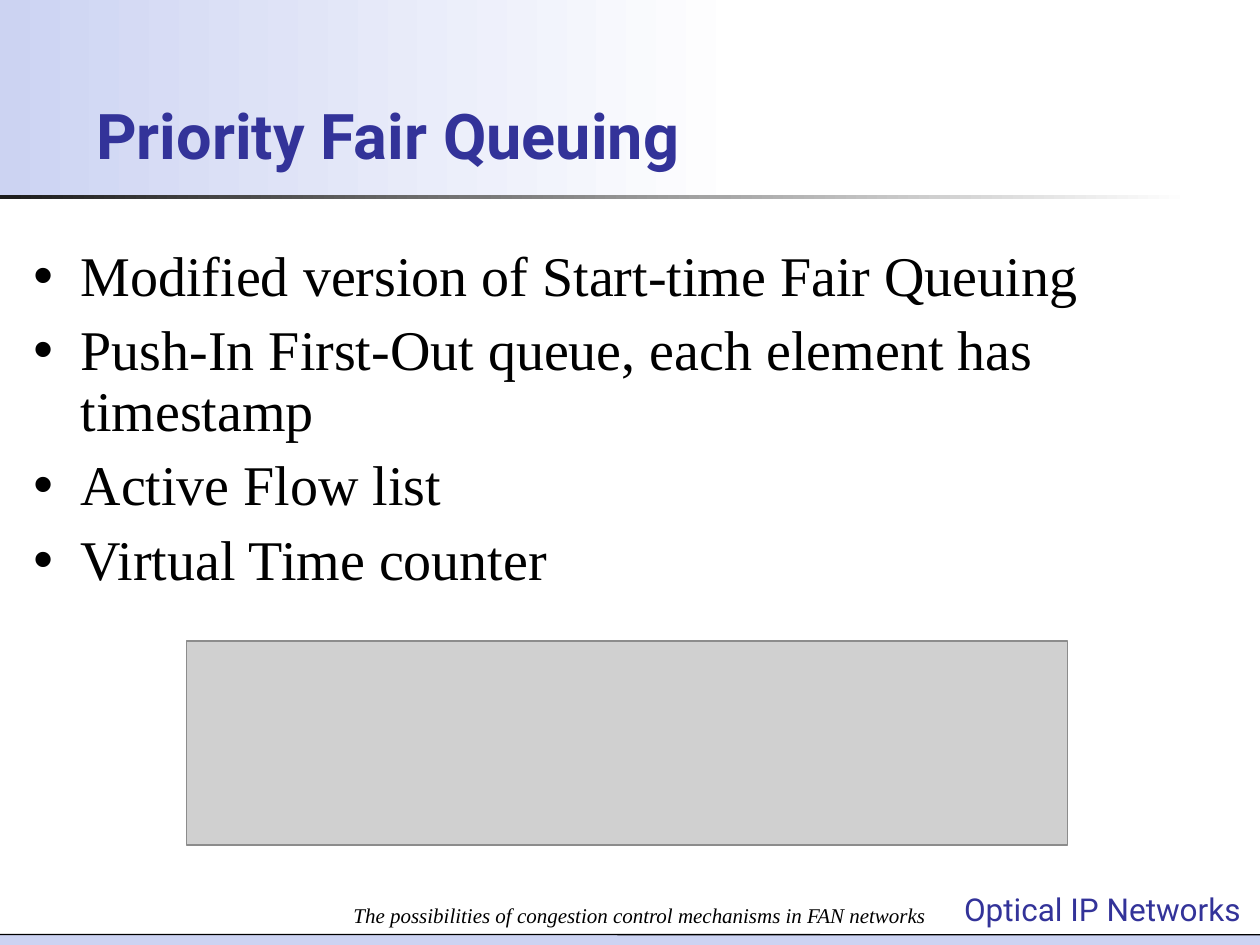
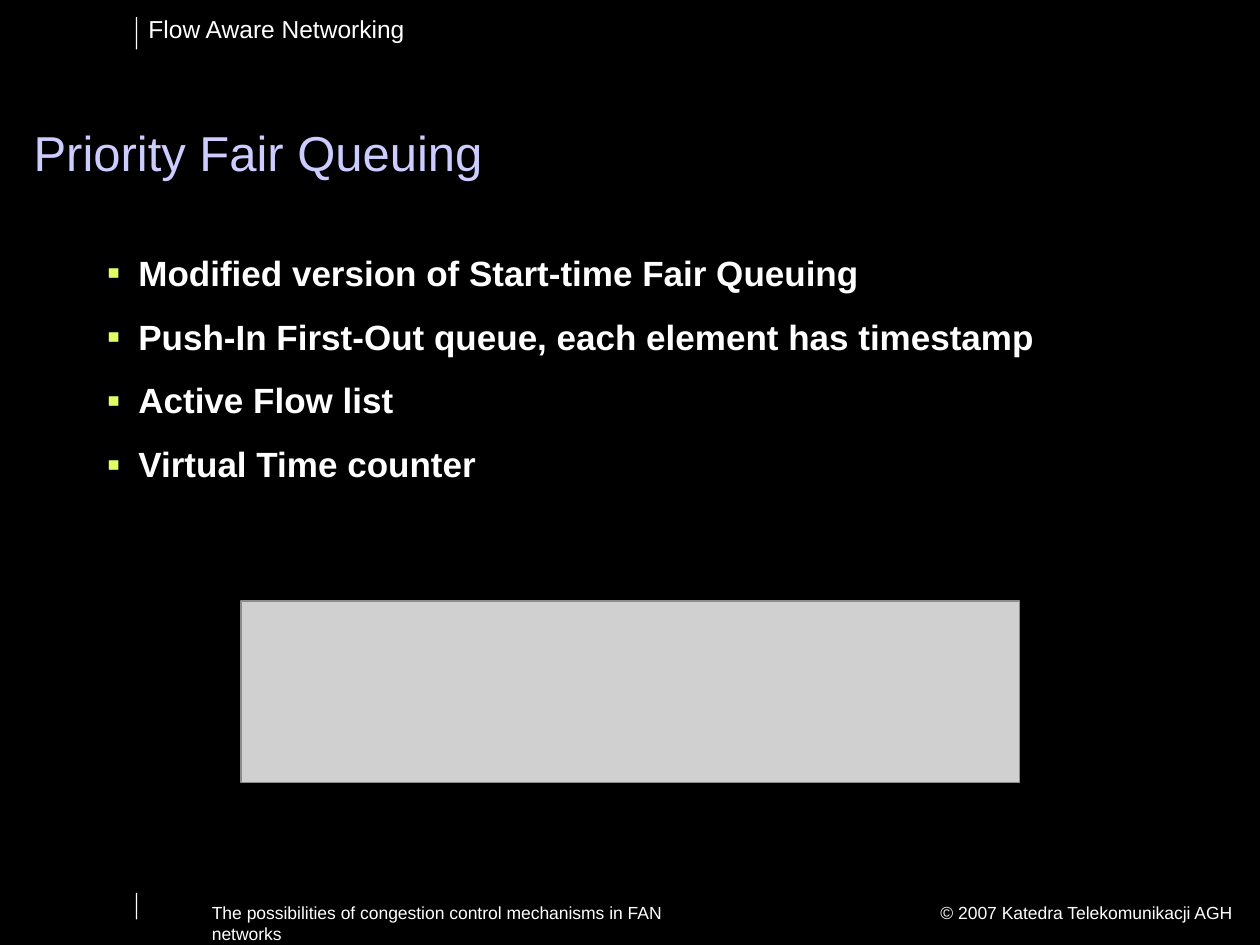
Before and after one commit to jpalider/fansimulator, a slide deck: slide 7 of seminarium/Optical IP Networks - FAN presentation_Dominik.ppt (slide 5 before the commit). Drawn at 1260x945 pixels with LibreOffice and Linux fonts; fonts in the diff are those of the drawing; grey boxes stand for pictures; background and template pictures are left out. Boxes give left, top, right and bottom in pixels: in the first picture for what was removed or moved away, otherwise in the second. Text is boxed around its words. In the diff, an @@ line names an element or a change of style, - is before the commit and + after.

```diff
--- a/seminarium/Optical IP Networks - FAN presentation_Dominik.ppt
+++ b/seminarium/Optical IP Networks - FAN presentation_Dominik.ppt
@@ background #FFFFFF to #000000 @@
@@ rectangle removed at (0, 0, 746, 199) @@
@@ line added from (136, 18) to (136, 49), #FFFFFF 0.74 pt @@
@@ text added at (148, 20, 405, 43), 14 pt, text #FFFFFF @@
+Flow Aware Networking
@@ title "Priority Fair Queuing": place and size @@
-title "Priority Fair Queuing" at (96, 112, 679, 173)
+title "Priority Fair Queuing" at (34, 135, 482, 181)
@@ title "Priority Fair Queuing" at (34, 135, 482, 181): size 36 to 28 pt, font Roboto to Arial, text colour #333399 to #CCCCFF, bold off; line spacing 1.01 to 0.9 @@
@@ rectangle removed at (0, 195, 1191, 200) @@
@@ text "Modified version of Start-time Fair ...": place and size @@
-text "Modified version of Start-time Fair ..." at (81, 256, 1077, 581)
+text "Modified version of Start-time Fair ..." at (138, 260, 1033, 478)
@@ text "Modified version of Start-time Fair ..." at (138, 260, 1033, 478): size 32 to 20 pt, font Times New Roman to Arial, text colour #000000 to #FFFFFF, bold on; bullet • to ▪; line spacing 0.9 to 1; more space between paragraphs; bullet colour #000000 to #DFFF66 @@
@@ picture: place and size @@
-picture at (186, 641, 1067, 845)
+picture at (241, 601, 1019, 782)
@@ line added from (136, 893) to (136, 920), #FFFFFF 0.74 pt @@
@@ text "The possibilities of congestion control ...": place and size @@
-text "The possibilities of congestion control ..." at (353, 908, 925, 928)
+text "The possibilities of congestion control ..." at (212, 906, 662, 940)
@@ text "The possibilities of congestion control ..." at (212, 906, 662, 940): size 12 to 10 pt, font Times New Roman to Arial, text colour #000000 to #FFFFFF, italic off; alignment centre to left; vertical alignment bottom to top @@
@@ text removed at (964, 897, 1241, 928) @@
-Optical IP Networks
@@ text added at (958, 906, 1232, 923), 10 pt, text #FFFFFF @@
+© 2007 Katedra Telekomunikacji AGH
@@ rectangle removed at (0, 935, 1260, 945) @@
@@ line removed from (0, 935) to (1260, 935) @@
```
Also in this commit, not shown: 10 other slides changed, 6 slides added.
